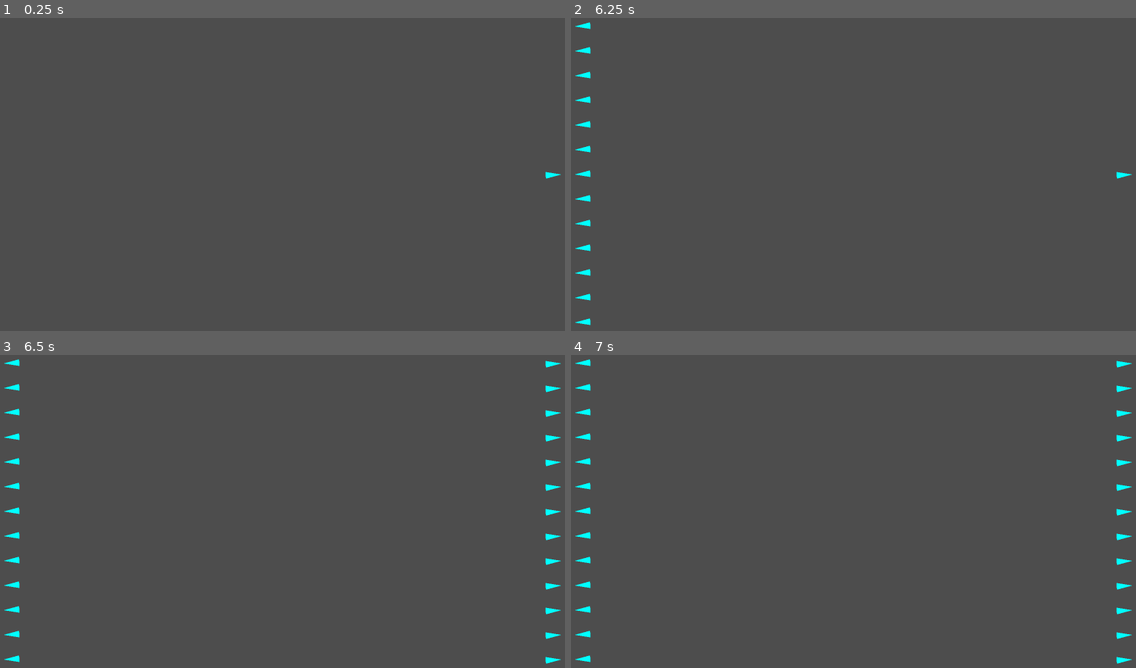
Above: before the commit, frames 1-4 (two rows, left to right).
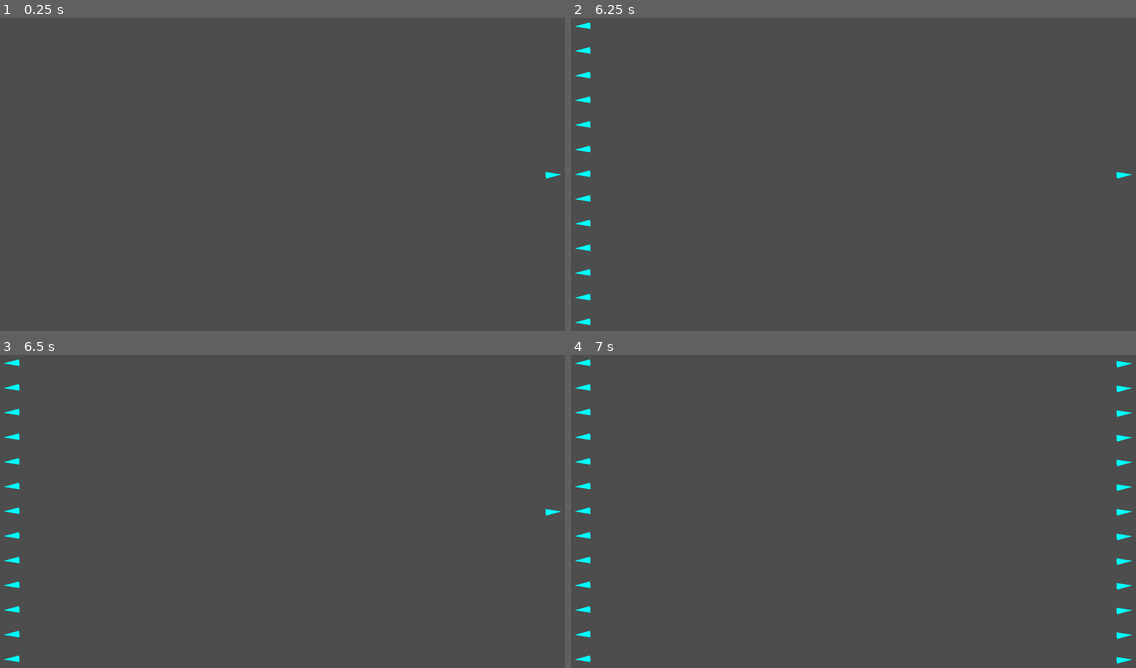
Above: after the commit, the same moments.

Repository: yancouto/psych0
Game: Godot game, scene res://runner.tscn
Two runs of this game, one before a commit and one after it. Both use one fixed random seed, a clock stepped at 60 frames per second and the inputs below.
Inputs (mouse positions are in pixels of both pictures, inside the frame that each line leads up to):
- Up to frame 1 (0.25 s): no input
- Up to frame 2 (6.25 s): tap Enter at 0.5, 2, 3.5 s; move the mouse to (977, 158) at 0.52 s; press the mouse at (977, 158) at 0.53 s; hold D (move_right) 0.53-1.28 s; tap Space at 1.25, 2.75, 4.25 s; move the mouse to (740, 190) at 1.27 s; release the mouse at (740, 190) at 1.28 s; hold S (move_down) 1.28-2.03 s; click (740, 190) at 1.35 s; move the mouse to (910, 105) at 2.02 s; press the mouse at (910, 105) at 2.03 s; hold D (move_right) 2.03-2.78 s; move the mouse to (825, 237) at 2.77 s; release the mouse at (825, 237) at 2.78 s; hold W (move_up) 2.78-3.53 s; click (825, 237) at 2.85 s; move the mouse to (1023, 221) at 3.52 s; press the mouse at (1023, 221) at 3.53 s; hold A (move_left) 3.53-5.03 s; move the mouse to (684, 127) at 4.27 s; release the mouse at (684, 127) at 4.28 s; click (684, 127) at 4.35 s; move the mouse to (881, 174) at 5.02 s; press the mouse at (881, 174) at 5.03 s; hold S (move_down) 5.03-5.78 s; move the mouse to (768, 96) at 5.77 s; release the mouse at (768, 96) at 5.78 s; hold D (move_right) from 5.78 s (still down); click (768, 96) at 5.85 s
- Up to frame 3 (6.5 s): keep holding D (move_right)
- Up to frame 4 (7 s): move the mouse to (977, 495) at 6.52 s; release D (move_right) at 6.53 s; press the mouse at (977, 495) at 6.53 s; hold W (move_up) from 6.53 s (still down)

Frames 1-2 are identical in both runs. In frame 3, 0.4% of the frame differs, in the area x 96-100%, y 1-99%; in frame 4, nothing differs.

Commit message:
Fix radius bug
Turns out the shape should be local to the scene, I thought that was default

Diff:
--- a/editor/formation.gd
+++ b/editor/formation.gd
@@ -35,7 +35,7 @@
 		var enemies: Array[EnemyToSpawn] = []
 		var dir := -speed.normalized()
 		for i in range(amount):
-			enemies.append(EnemyToSpawn.new(radius, pos + dir * (i * spacing + (2 * i - 1) * radius), speed))
+			enemies.append(EnemyToSpawn.new(radius, pos + dir * i * (spacing + 2 * radius), speed))
 		return enemies
 
 class Circle extends Formation:
--- a/editor/level_event.gd
+++ b/editor/level_event.gd
@@ -66,8 +66,7 @@
 		self.speed = speed
 	func spawn(root: Node) -> void:
 		var enemy = preload("res://enemy.tscn").instantiate()
-		enemy.radius = radius
-		enemy.start(pos, speed)
+		enemy.start(pos, speed, radius)
 		root.add_child(enemy)
 
 class IndicatorToSpawn:
--- a/enemy.gd
+++ b/enemy.gd
@@ -1,6 +1,6 @@
 extends Area2D
 
-var vel
+var speed: Vector2
 
 var radius: float:
 	get: return radius
@@ -10,13 +10,14 @@
 		$VisibleOnScreenNotifier2D.rect.size = Vector2(2 * r, 2 * r)
 		$VisibleOnScreenNotifier2D.rect.position = Vector2(-r, -r)
 
-func start(pos, _vel):
-	position = pos
-	vel = _vel
+func start(position: Vector2, speed: Vector2, radius: float) -> void:
+	self.position = position
+	self.speed = speed
+	self.radius = radius
 
 
 func _process(delta):
-	position += vel * delta
+	position += speed * delta
 
 func shot() -> void:
 	queue_free()
--- a/enemy.tscn
+++ b/enemy.tscn
@@ -3,6 +3,7 @@
 [ext_resource type="Script" path="res://enemy.gd" id="1_43fe7"]
 
 [sub_resource type="CircleShape2D" id="CircleShape2D_76e1n"]
+resource_local_to_scene = true
 radius = 7.5
 
 [node name="Enemy" type="Area2D"]
--- a/levels/level1.gd
+++ b/levels/level1.gd
@@ -54,7 +54,7 @@
 	wait_until_no_enemies()
 
 	reset()
-	spawn(F.Multiple.new(50, Vector2(W + r, H / 2), Vector2(-300, 0), 5, r))
+	spawn(F.Multiple.new(50, Vector2(W + r, H / 2), Vector2(-300, 0), 10, r))
 	wait(5)
 	for i in range(5):
 		wait(1)
